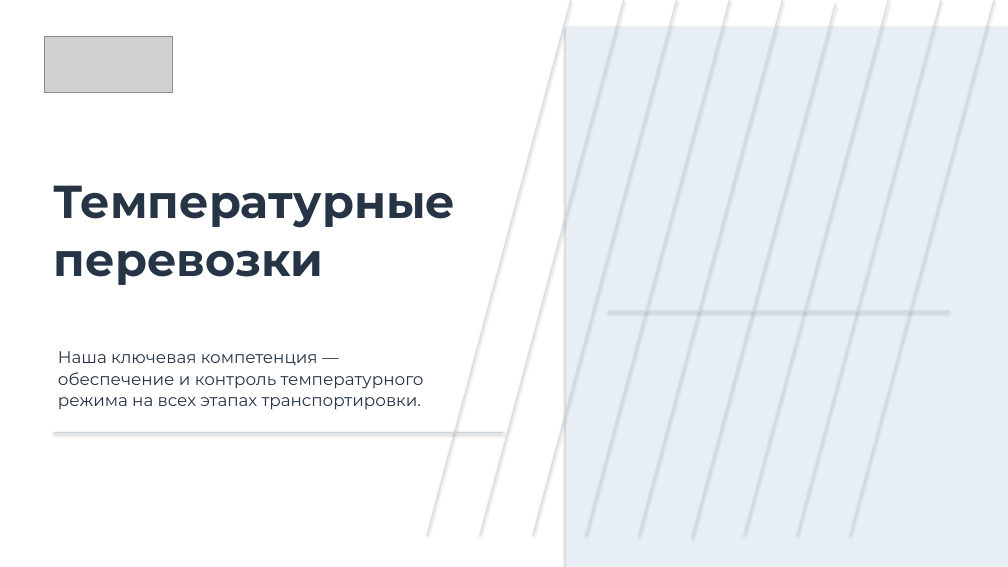
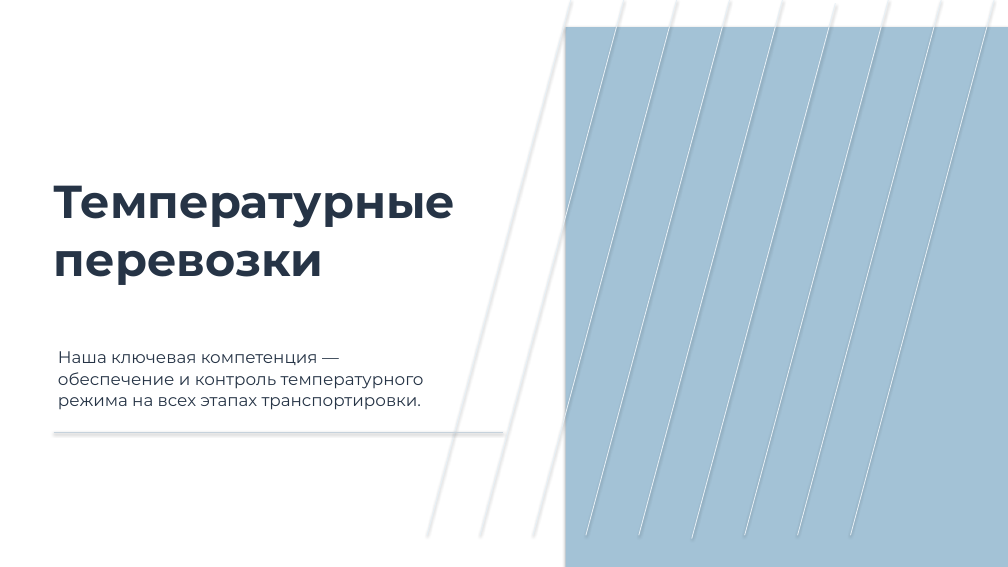
Before and after one commit to clouderefresh-arch/presentation, a slide deck: slide 1 of 29.10.26_ОЛС_без_фото_карта_02.11.26.pptx. Drawn at 1008x567 pixels with LibreOffice and Linux fonts; fonts in the diff are those of the drawing; grey boxes stand for pictures. Boxes give left, top, right and bottom in pixels: in the first picture for what was removed or moved away, otherwise in the second. Text is boxed around its words. In the diff, an @@ line names an element or a change of style, - is before the commit and + after.

```diff
--- a/29.10.26_ОЛС_без_фото_карта_02.11.26.pptx
+++ b/29.10.26_ОЛС_без_фото_карта_02.11.26.pptx
@@ line (571, 0) - (427, 535): stroke #D0DAE2 0.8 pt to #E7F0F6 0.8 pt @@
@@ line (624, 0) - (480, 535): stroke #D0DAE2 0.8 pt to #E7F0F6 0.8 pt @@
@@ line (677, 0) - (533, 535): stroke #D0DAE2 0.8 pt to #E7F0F6 0.8 pt @@
@@ rectangle at [566,27,1008,567]: fill #E8EFF4 to #A3C2D6 @@
@@ line (730, 0) - (586, 535): stroke #D0DAE2 0.8 pt to #E7F0F6 0.8 pt @@
@@ line (783, 0) - (639, 535): stroke #D0DAE2 0.8 pt to #E7F0F6 0.8 pt @@
@@ line (836, 3) - (692, 538): stroke #D0DAE2 0.8 pt to #E7F0F6 0.8 pt @@
@@ line (889, 0) - (745, 535): stroke #D0DAE2 0.8 pt to #E7F0F6 0.8 pt @@
@@ line (941, 0) - (798, 535): stroke #D0DAE2 0.8 pt to #E7F0F6 0.8 pt @@
@@ line (994, 0) - (851, 535): stroke #D0DAE2 0.8 pt to #E7F0F6 0.8 pt @@
@@ picture removed at [44,36,172,92] @@
@@ rectangle removed at [608,311,950,312] @@
```
Also in this commit, not shown: 2 other slides changed, 2 other files.
